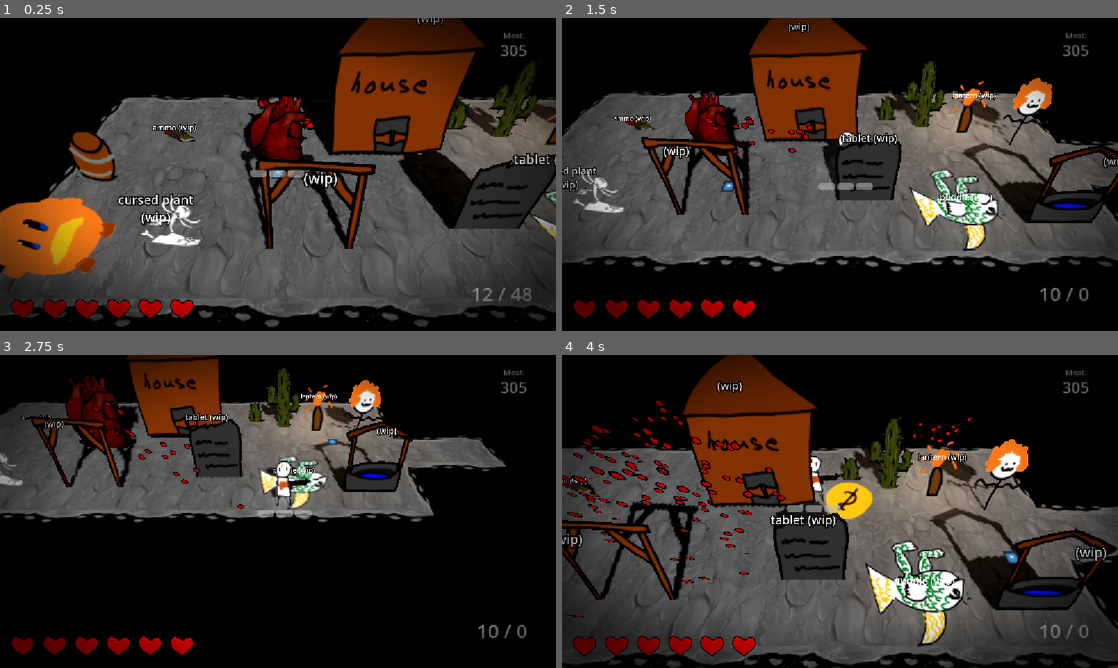
Above: before the commit, frames 1-4 (two rows, left to right).
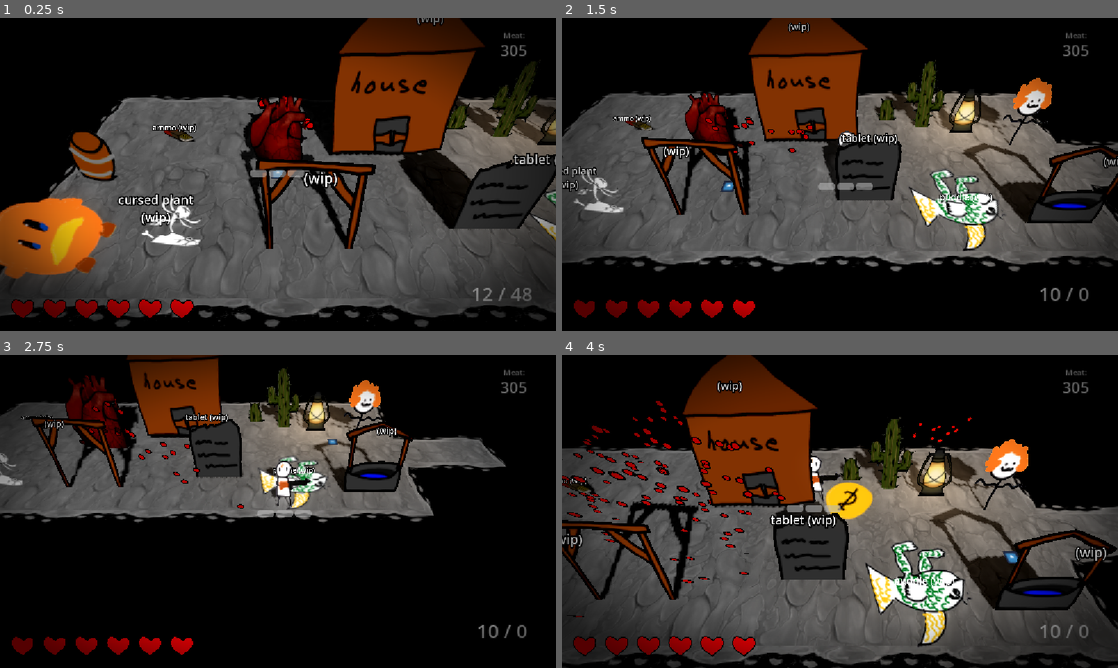
Above: after the commit, the same moments.

Repository: gmuGADIG/DEADSHOT
Game: Godot game, scene res://test_scenes/prop_demo.tscn
The game is run twice, just before and just after one commit, with the same random seed, the same clock (stepped at 60 frames per second) and the same inputs. This scene is started directly instead of the project's main scene. The engine's default icon, where the game draws it, is replaced by a stand-in: a white triangle on a blue panel in a dark square. Sound files missing from this copy of the repository are replaced by a short silence.
Inputs (mouse positions are in pixels of both pictures, inside the frame that each line leads up to):
- Up to frame 1 (0.25 s): no input
- Up to frame 2 (1.5 s): move the mouse to (962, 158) at 0.52 s; press the mouse at (962, 158) at 0.53 s; hold D (move_right) 0.53-1.28 s; move the mouse to (728, 190) at 1.27 s; release the mouse at (728, 190) at 1.28 s; hold S (move_down) from 1.28 s (still down); tap E (interact) at 1.35 s
- Up to frame 3 (2.75 s): move the mouse to (333, 442) at 2.02 s; release S (move_down) at 2.03 s; hold D (move_right) from 2.03 s (still down); hold Shift (quick_purchase) from 2.03 s (still down)
- Up to frame 4 (4 s): move the mouse to (812, 574) at 2.77 s; release D (move_right) at 2.78 s; release Shift (quick_purchase) at 2.78 s; hold W (move_up) 2.78-3.53 s; tap Space (roll) at 2.85 s; move the mouse to (1006, 558) at 3.52 s; hold A (move_left) from 3.53 s (still down); hold Right mouse button (whip) from 3.53 s (still down)

The runs differ from the first frame. In frame 1, 0.4% of the frame differs, in the area x 88-100%, y 27-41%; in frame 2, 0.7%; in frame 3, 0.5%; in frame 4, 0.9%, in the area x 60-73%, y 27-46%.

Commit message:
Added floor lantern art

Diff:
--- a/world/decoration/floor_lantern/floor_lantern.tscn
+++ b/world/decoration/floor_lantern/floor_lantern.tscn
@@ -1,21 +1,17 @@
-[gd_scene load_steps=3 format=3 uid="uid://crroyl2puavcb"]
+[gd_scene load_steps=2 format=3 uid="uid://crroyl2puavcb"]
 
-[ext_resource type="Texture2D" uid="uid://mpxyk4udwclq" path="res://temp_art/floor_lantern_temp.png" id="1_lr7sy"]
-[ext_resource type="PackedScene" uid="uid://0ndhmibsve8k" path="res://world/comment/comment.tscn" id="2_8j7bb"]
+[ext_resource type="Texture2D" uid="uid://cxaemlgpudhuc" path="res://world/decoration/floor_lantern/floor_lantern.png" id="1_0kxcn"]
 
 [node name="FloorLantern" type="Node3D"]
 
 [node name="Sprite3D" type="Sprite3D" parent="."]
 transform = Transform3D(1, 0, 0, 0, 0.8660254, 0.5, 0, -0.5, 0.8660254, 0, 1.136, 0)
 pixel_size = 0.005
-texture = ExtResource("1_lr7sy")
+alpha_cut = 1
+texture = ExtResource("1_0kxcn")
 
 [node name="OmniLight3D" type="OmniLight3D" parent="."]
 transform = Transform3D(1, 0, 0, 0, 1, 0, 0, 0, 1, 0, 1.6070213, 0)
 light_color = Color(1, 0.8413333, 0.65999997, 1)
-light_energy = 1.5
+light_energy = 2.0
 omni_range = 9.703
-
-[node name="UNFINISHED" parent="." instance=ExtResource("2_8j7bb")]
-transform = Transform3D(1, 0, 0, 0, 1, 0, 0, 0, 1, 0, 1.0149559, 0)
-text = "lantern (wip)"
Binary file added: world/decoration/floor_lantern/floor_lantern.png
Not shown, added: world/decoration/floor_lantern/floor_lantern.png.import
